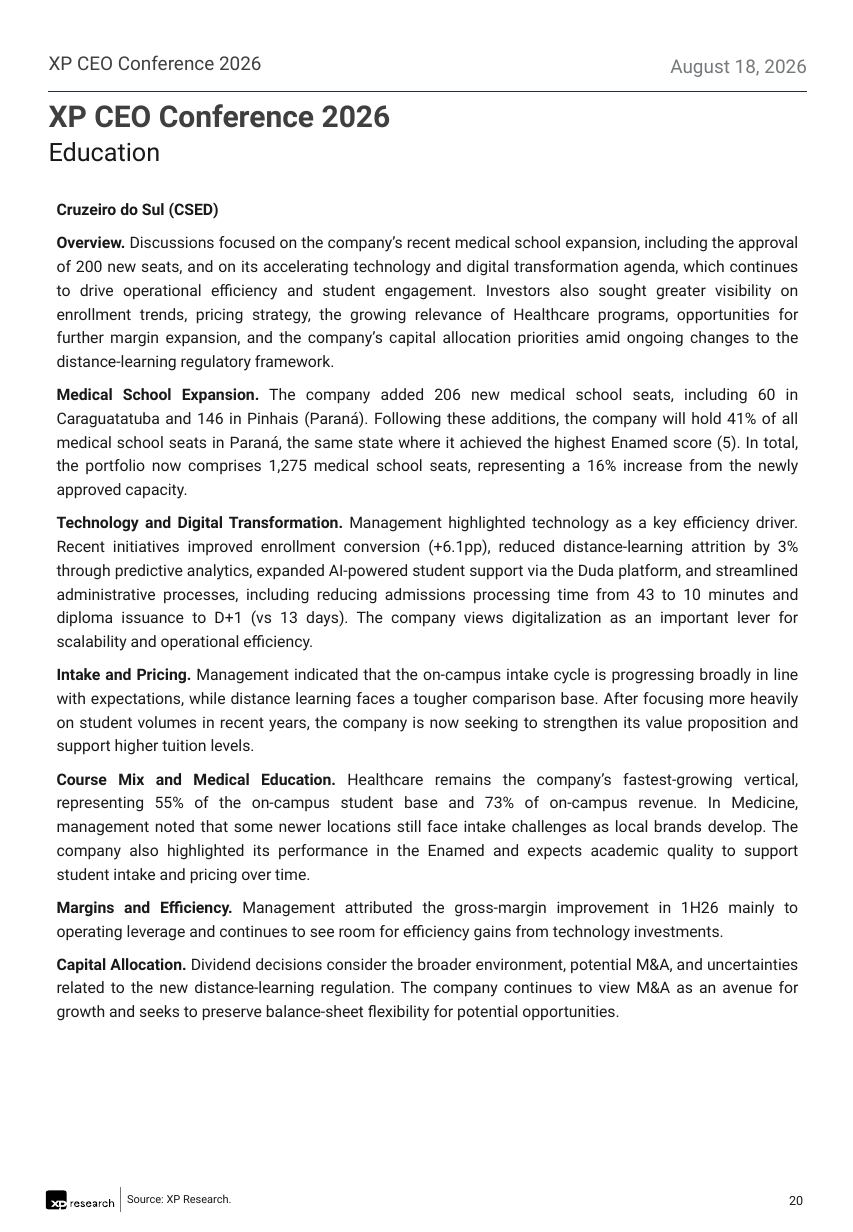
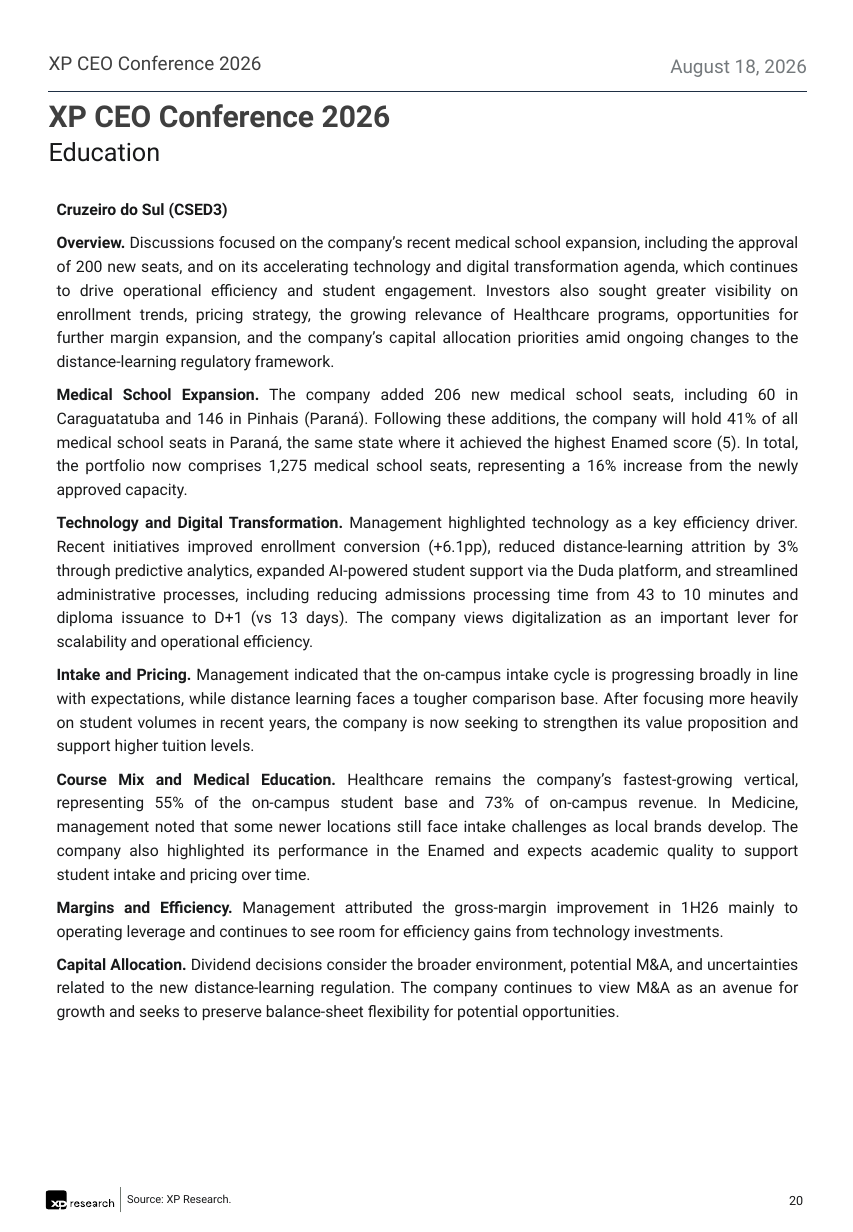
Before and after one commit to CaioLSouza/datasets, a slide deck: slide 20 of ceo_conference_2026/Feedback XP CEO Conference 2026.pptx. Drawn at 853x1232 pixels with LibreOffice and Linux fonts; fonts in the diff are those of the drawing. Boxes give left, top, right and bottom in pixels: in the first picture for what was removed or moved away, otherwise in the second. Text is boxed around its words. In the diff, an @@ line names an element or a change of style, - is before the commit and + after.

```diff
--- a/ceo_conference_2026/Feedback XP CEO Conference 2026.pptx
+++ b/ceo_conference_2026/Feedback XP CEO Conference 2026.pptx
@@ text at [57, 203, 228, 219]: text changed @@
-Cruzeiro do Sul (CSED)
+Cruzeiro do Sul (CSED3)
```
Also in this commit, not shown: 16 other slides changed.
